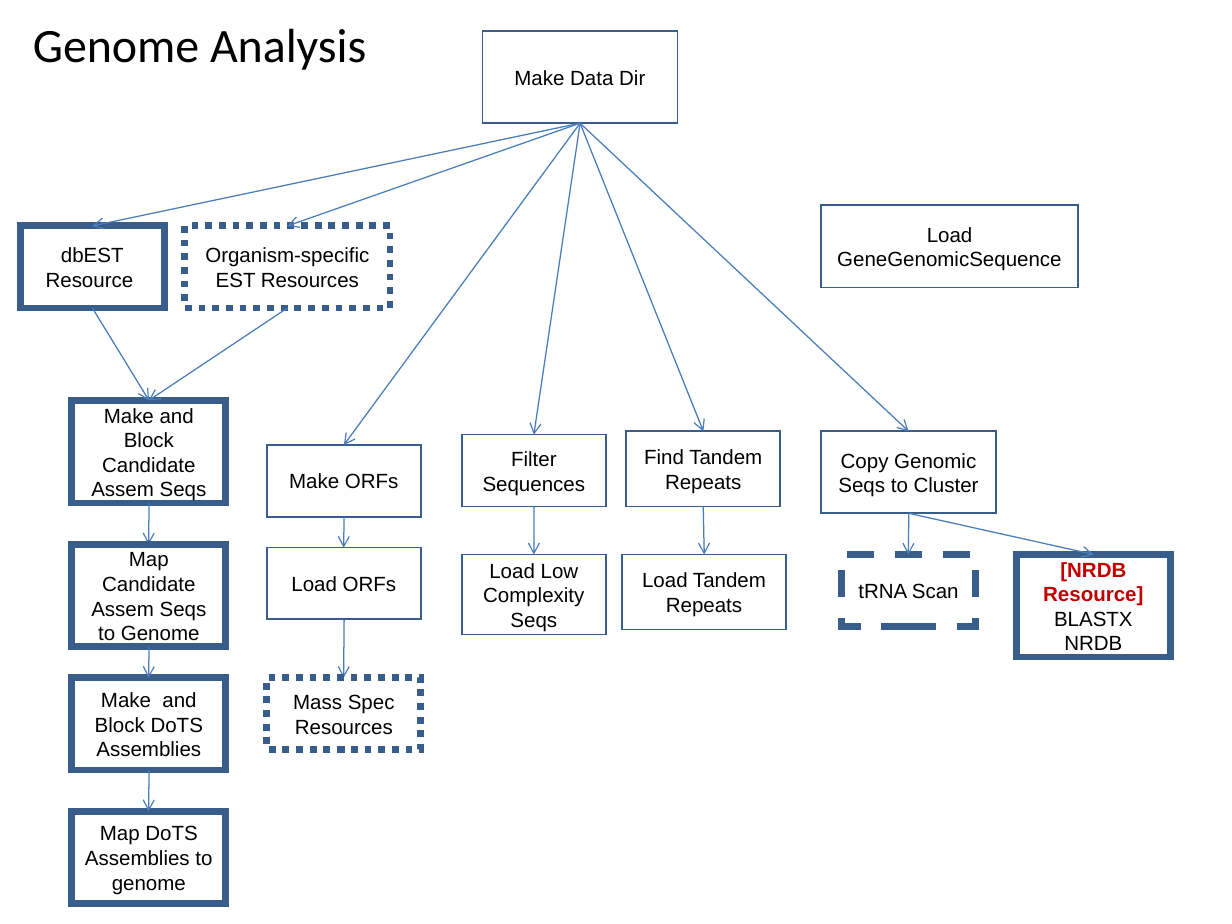
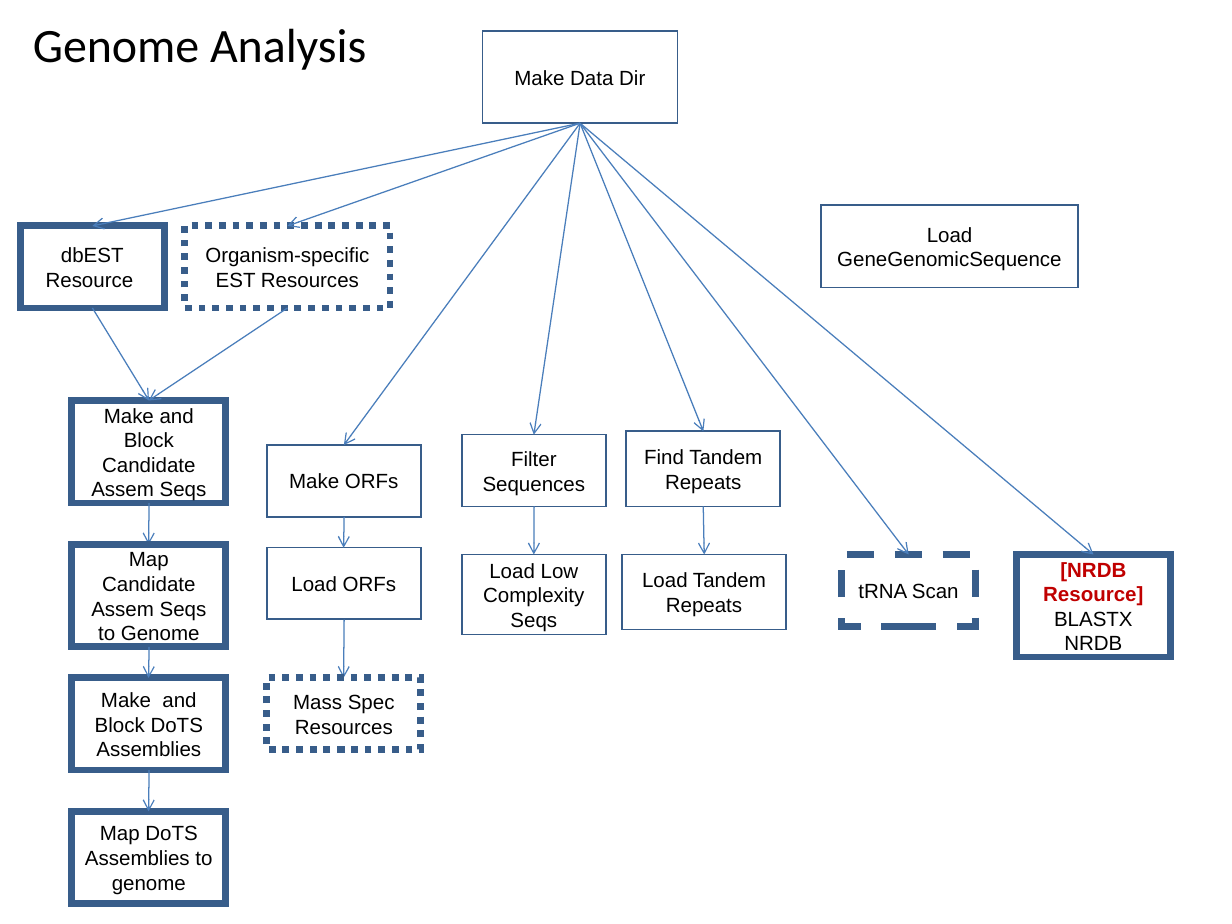
Before and after one commit to VEuPathDB/ApiCommonWorkflow, a slide deck: slide 8 of Main/doc/IntegratedWorkflow.ppt. Drawn at 1232x924 pixels with LibreOffice and Linux fonts; fonts in the diff are those of the drawing. Boxes give left, top, right and bottom in pixels: in the first picture for what was removed or moved away, otherwise in the second. Text is boxed around its words. In the diff, an @@ line names an element or a change of style, - is before the commit and + after.

Commit message:
move organism-specific workflow to root subgraph adjust mercator steps

```diff
--- a/Main/doc/IntegratedWorkflow.ppt
+++ b/Main/doc/IntegratedWorkflow.ppt
@@ arrow moved from (580, 123) - (909, 431) to (580, 123) - (909, 554) @@
@@ arrow added from (580, 123) to (1094, 554), #4A7EBB 0.74 pt @@
@@ rectangle removed at [822, 431, 997, 514] @@
-Copy Genomic Seqs to Cluster
@@ arrow removed from (909, 514) to (908, 554) @@
@@ arrow removed from (909, 514) to (1094, 554) @@
```
Also in this commit, not shown: 7 other slides changed.
